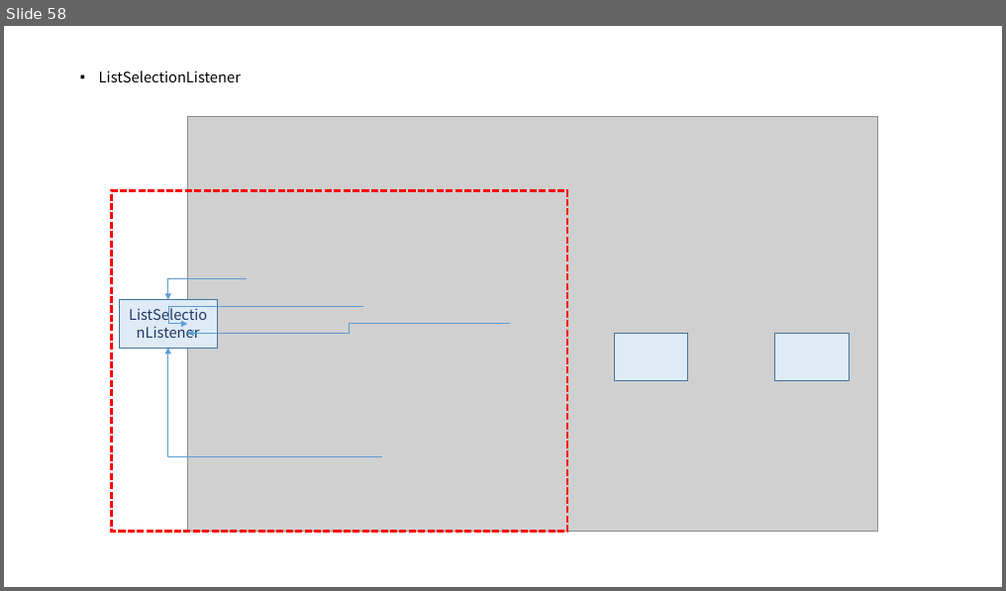
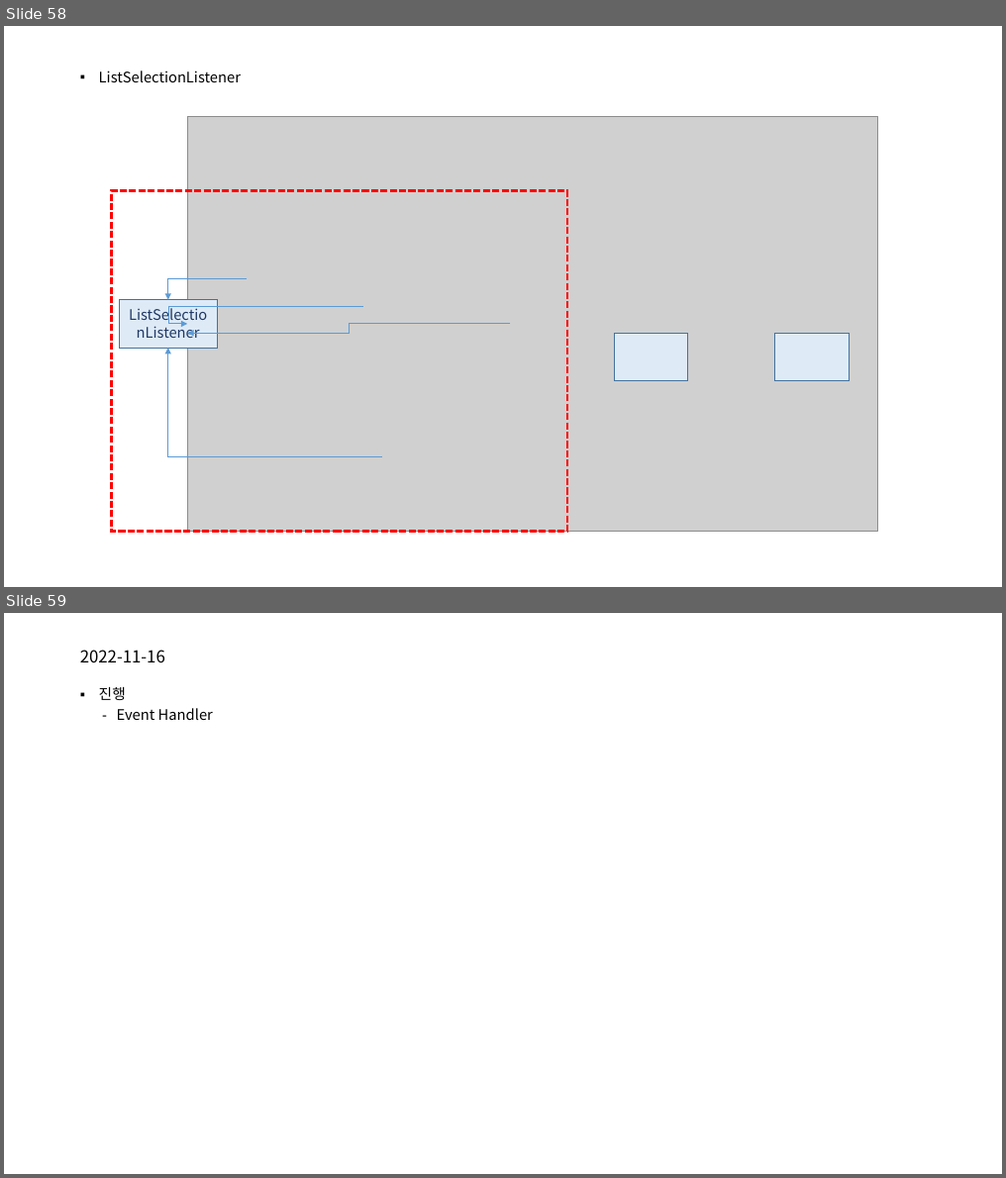
Before and after one commit to mjuclass/202202, a slide deck: SugangSincheong-B/객체지향프로그래밍-B.pptx. Shown one above the other, each under a label of ours: slide 58 before the commit, slides 58 and 59 after it. The pictures are 1006x591 and 1006x1178 pixels, drawn with LibreOffice and Linux fonts; fonts in the diff are those of the drawing; grey boxes stand for pictures. Boxes give left, top, right and bottom in pixels: in the first picture for what was removed or moved away, otherwise in the second. Text is boxed around its words. In the diff, an @@ line names an element or a change of style, - is before the commit and + after.

```diff
--- a/SugangSincheong-B/객체지향프로그래밍-B.pptx
+++ b/SugangSincheong-B/객체지향프로그래밍-B.pptx
@@ slide 59 added at box(4, 613, 1002, 1174), background #FFFFFF @@
@@ title added at box(80, 650, 165, 663), 16 pt, text #000000 @@
+2022-11-16
@@ text added at box(99, 687, 213, 720), 14 pt, text #000000 @@
+▪ 진행
+  – Event Handler
```
Also in this commit, not shown: 12 other files.
